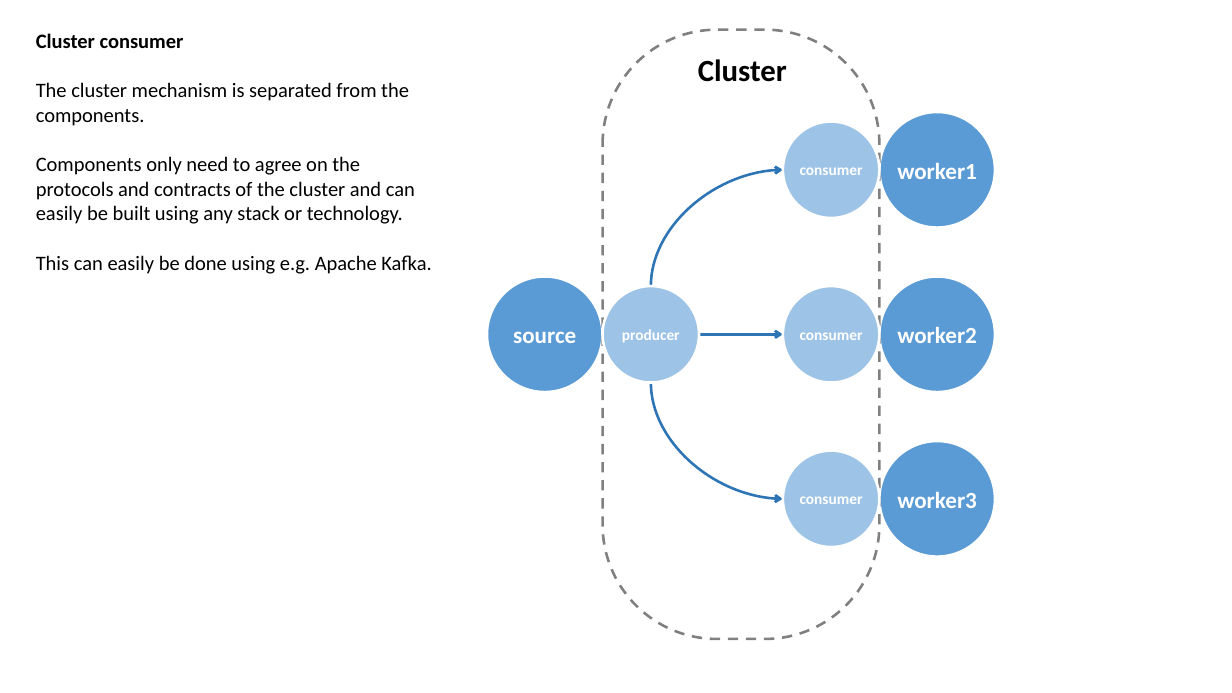
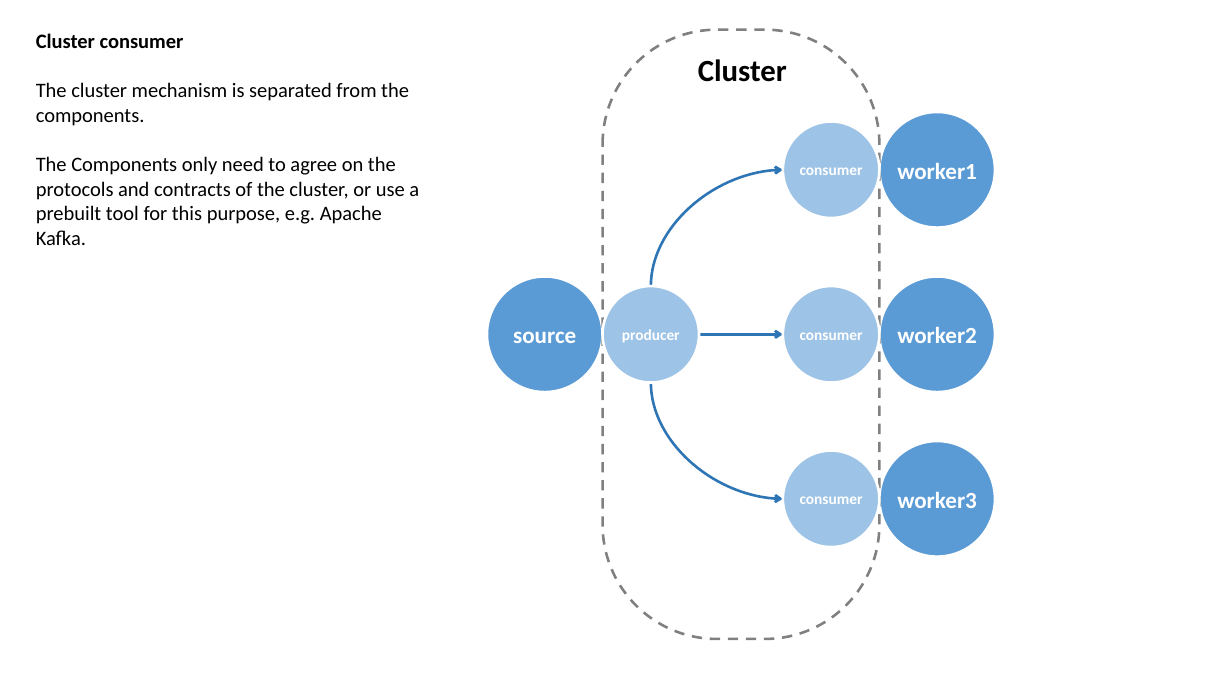
Before and after one commit to rogeralsing/Presentations, a slide deck: slide 5 of ClusterSoftware/cluster.pptx. Drawn at 1232x693 pixels with LibreOffice and Linux fonts; fonts in the diff are those of the drawing. Boxes give left, top, right and bottom in pixels: in the first picture for what was removed or moved away, otherwise in the second. Text is boxed around its words. In the diff, an @@ line names an element or a change of style, - is before the commit and + after.

```diff
--- a/ClusterSoftware/cluster.pptx
+++ b/ClusterSoftware/cluster.pptx
@@ text at (36,156,419,245): text changed @@
-Components only need to agree on the protocols and contracts of the cluster and can easily be built using any stack or technology.
-This can easily be done using e.g. Apache Kafka.
+The Components only need to agree on the protocols and contracts of the cluster, or use a prebuilt tool for this purpose, e.g. Apache Kafka.
```
Also in this commit, not shown: 2 other slides changed, 1 slide removed.
